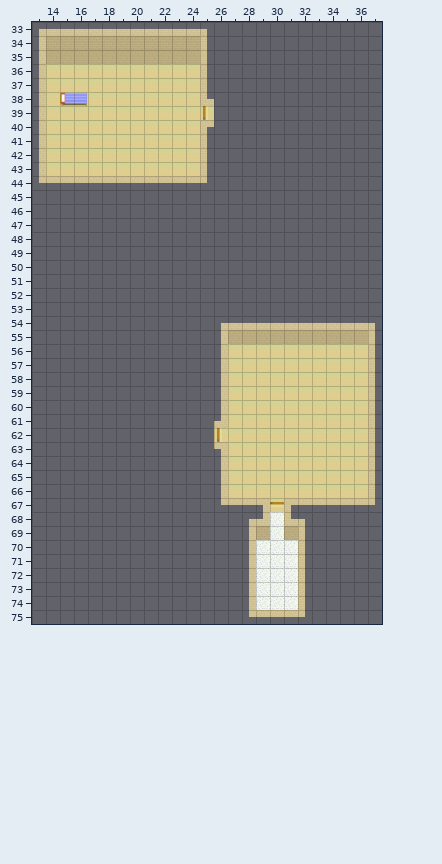
Tiled map -- android/assets/Maps/area1/newtilesroomwip.tmx. The first picture shows the starting point.
Cells are 64x64 px. Shown: x 13..37, y 33..75.
The same view after the edit:
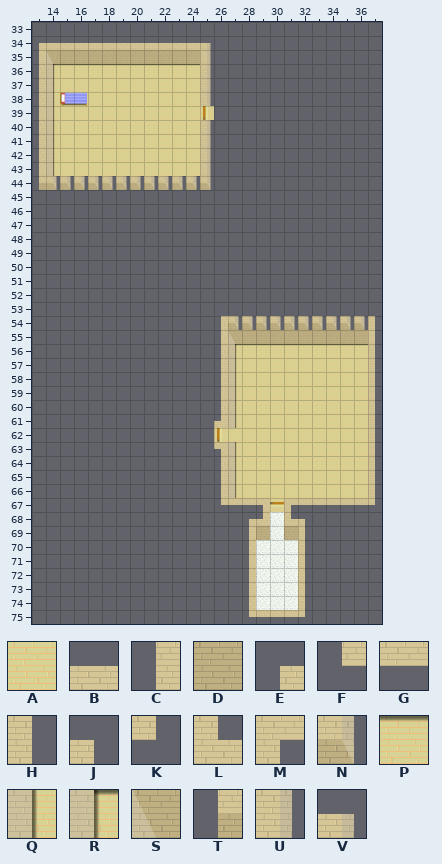
Key: from "NewTiles": A 20 "fwfwffe", B 22 "down", C 23 "dance", D 24 "wefwfwf", E 25 "fefwefwfegb eb", F 26 "qcacac", G 27 "gergegregsg", H 28 "fafawfw", J 29 "afawfwefawcvwvwv", K 30 "ffawefawefwvawe eb ewbe", L 33 "cantseeme", M 36 "dqwdqdfw2q1c", N 43 "gergegregsg - Copy", P 49 "fwfwffe - Copy (2)", Q 54 "fwfwffe - Copy", R 55 "fwfwffe - Copy - Copy", S 57 "cornerme", T 58 "wbwwbbw", U 65 "edgy", V 66 "edgeme".
_ is an empty cell.
Change:
Layer "Background":
y 33: x 13..25 EBBBBBBBBBBBJ -> _____________
y 34: x 13..25 CDDDDDDDDDDDH -> EBBBBBBBBBBBV
y 35: x 14 D -> S; x 25 H -> U
y 36: x 14..25 AAAAAAAAAAAH -> RPPPPPPPPPPU
y 37: x 14 A -> Q; x 25 H -> U
y 38: x 14 A -> Q; x 25 L -> U
y 39: x 14 A -> Q
y 40: x 14 A -> Q; x 25 M -> U
y 41..43: x 14 A -> Q; x 25 H -> U
y 44: x 13..25 FGGGGGGGGGGGK -> TNNNNNNNNNNNN
y 54: x 26..37 EBBBBBBBBBBJ -> CNNNNNNNNNNH
y 55: x 27 D -> S
y 56: x 27..36 AAAAAAAAAA -> RPPPPPPPPP
y 57..61: x 27 A -> Q
y 63..66: x 27 A -> Q
Layer "Foreground":
y 38: x 25 L -> _
Where, in picture pixels (left, top, right, bottom), the same in both pictures:
changed: (39, 29, 214, 190)
changed: (221, 316, 375, 428)
changed: (228, 442, 237, 498)
